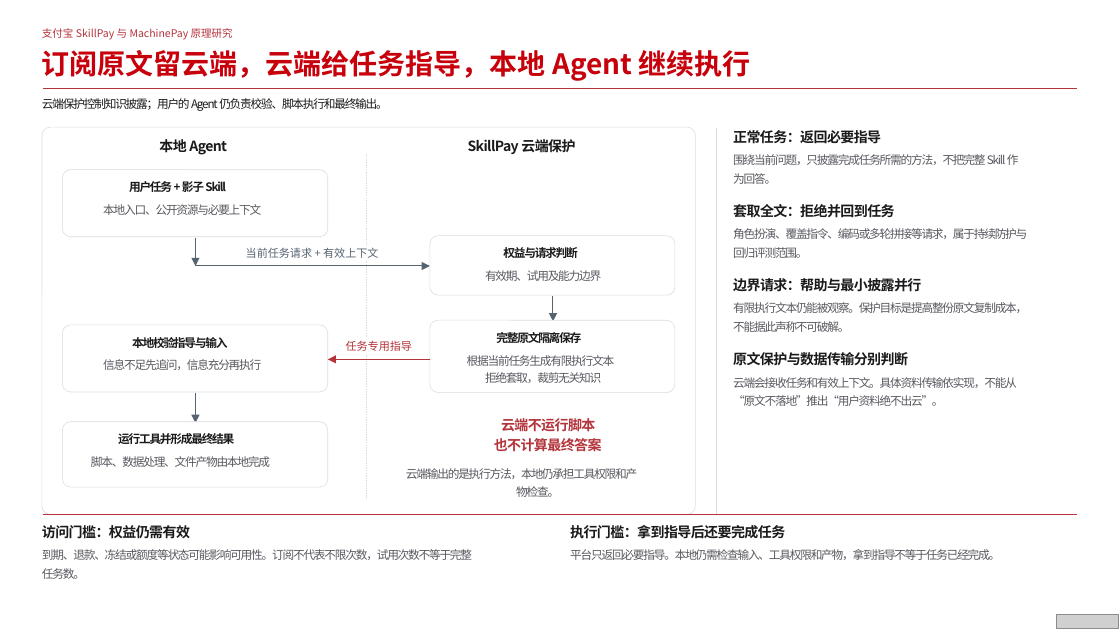
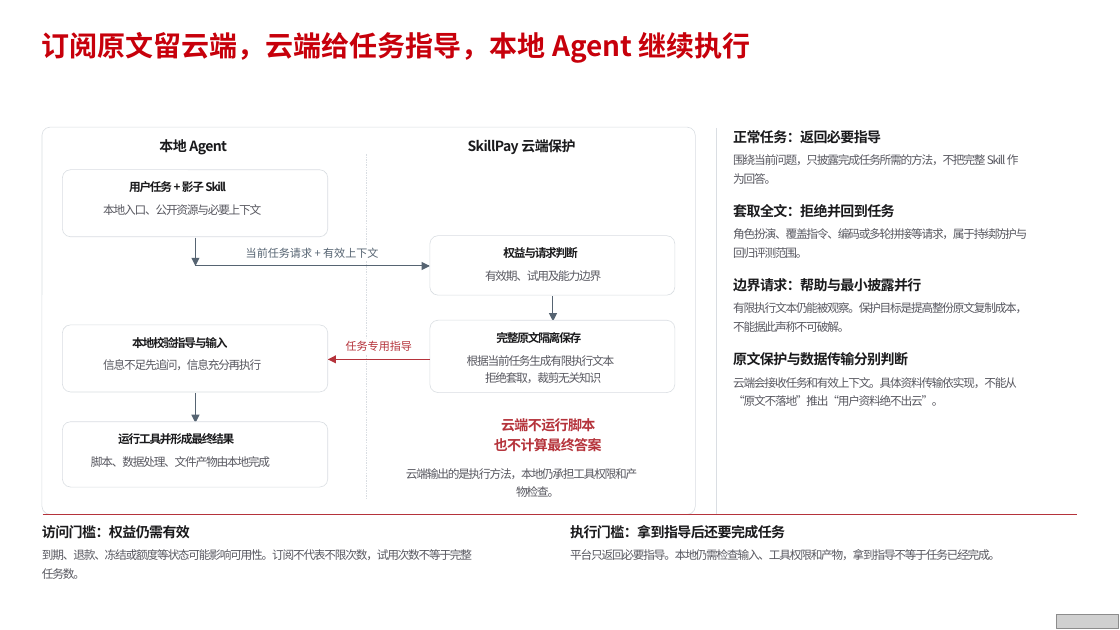
Before and after one commit to lzyu/skill-research-ppt, a slide deck: slide 12 of skill-final-v1.pptx. Drawn at 1120x630 pixels with LibreOffice and Linux fonts; fonts in the diff are those of the drawing; grey boxes stand for pictures. Boxes give left, top, right and bottom in pixels: in the first picture for what was removed or moved away, otherwise in the second. Text is boxed around its words. In the diff, an @@ line names an element or a change of style, - is before the commit and + after.

Commit message:
Refine Skill lifecycle page and Zhiguoyuan example

```diff
--- a/skill-final-v1.pptx
+++ b/skill-final-v1.pptx
@@ text "订阅原文留云端，云端给任务指导，本地 Agent 继续执行": place and size @@
-text "订阅原文留云端，云端给任务指导，本地 Agent 继续执行" at [42,50,751,81]
+text "订阅原文留云端，云端给任务指导，本地 Agent 继续执行" at [42,32,751,63]
@@ text removed at [42,28,233,40] @@
-支付宝 SkillPay 与 MachinePay 原理研究
@@ line removed from (43, 88) to (1078, 88) @@
@@ text removed at [42,98,388,111] @@
-云端保护控制知识披露；用户的 Agent 仍负责校验、脚本执行和最终输出。
```
Also in this commit, not shown: 18 other slides changed, 1 slide added, 1 slide removed, 5 other files.
